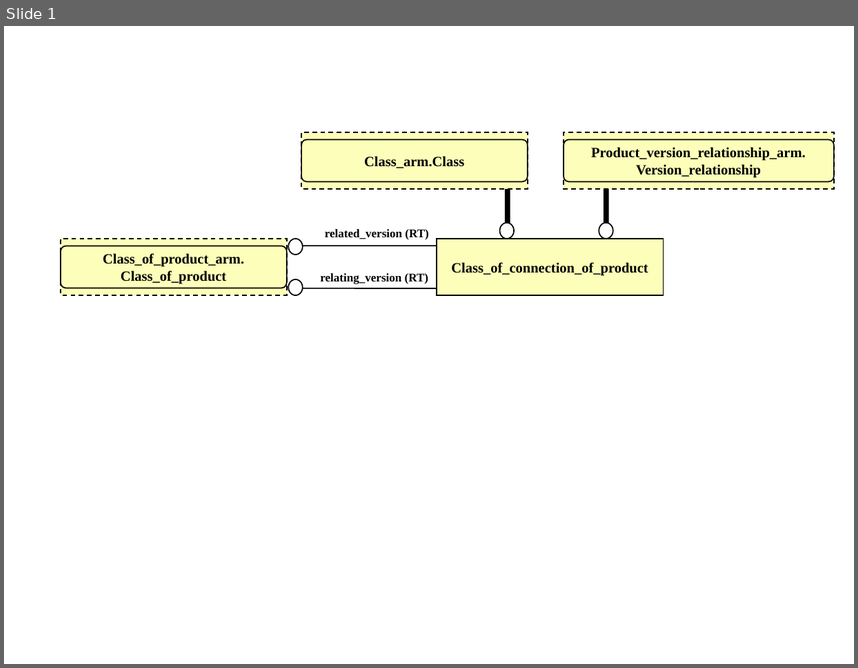
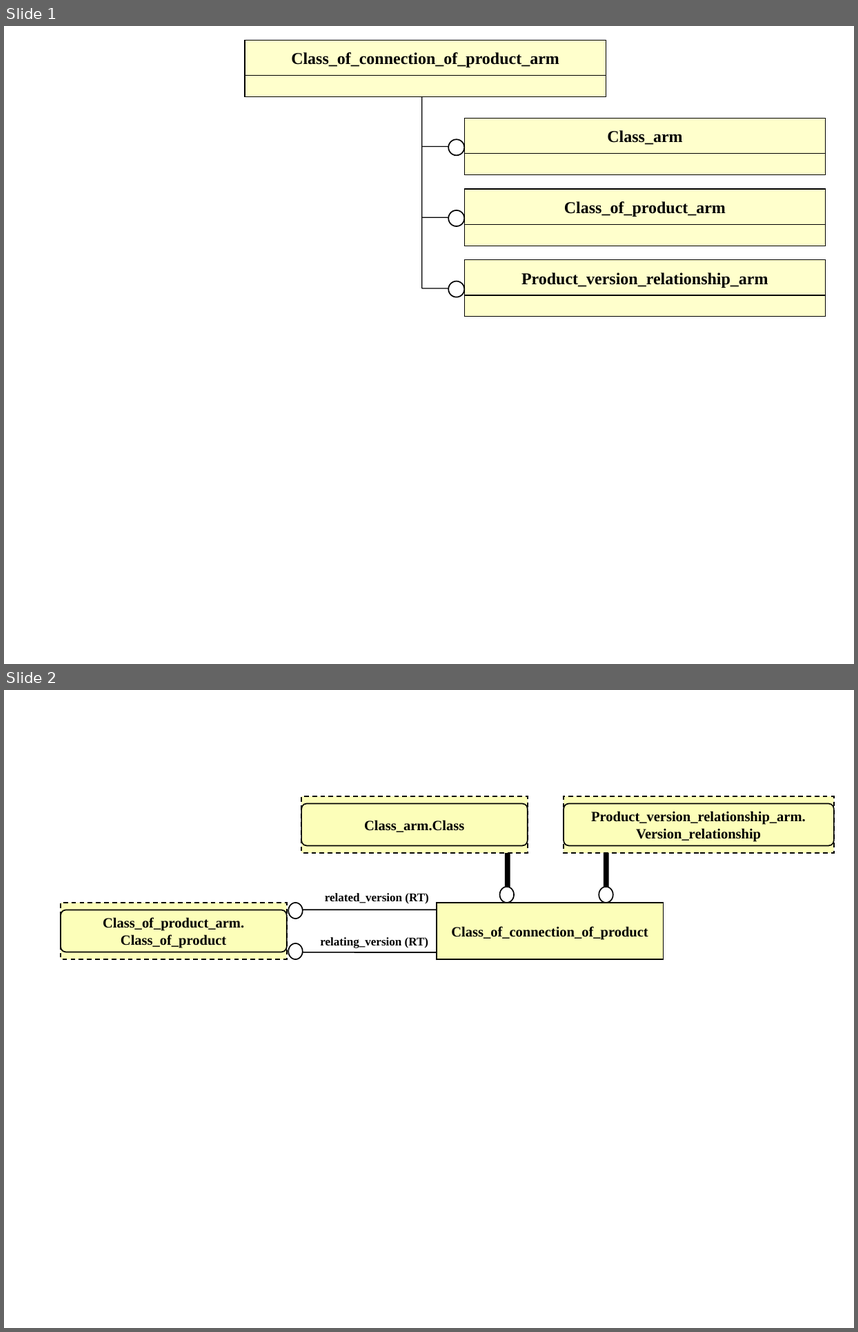
Before and after one commit to starseeker/stepmod_mirror, a slide deck: data/modules/class_of_connection_of_product/class_of_connection_of_product.ppt. Shown one above the other, each under a label of ours: slide 1 before the commit, slides 1 and 2 after it. The pictures are 858x668 and 858x1332 pixels, drawn with LibreOffice and Linux fonts; fonts in the diff are those of the drawing. Boxes give left, top, right and bottom in pixels: in the first picture for what was removed or moved away, otherwise in the second. Text is boxed around its words. In the diff, an @@ line names an element or a change of style, - is before the commit and + after.

Commit message:
uploading product structure

```diff
--- a/data/modules/class_of_connection_of_product/class_of_connection_of_product.ppt
+++ b/data/modules/class_of_connection_of_product/class_of_connection_of_product.ppt
@@ slide 1 added at [4,26,854,664], background #FFFFFF @@
@@ rectangle added at [245,40,606,76], fill #FFFFCC, outline #000000 0.74 pt, 14 pt, text #000000, bold @@
+Class_of_connection_of_product_arm
@@ rectangle added at [245,75,606,96], fill #FFFFCC, outline #000000 0.74 pt @@
@@ line added from (422, 288) to (422, 96), #000000 0.74 pt @@
@@ rectangle added at [465,118,826,154], fill #FFFFCC, outline #000000 0.74 pt, 14 pt, text #000000, bold @@
+Class_arm
@@ line added from (422, 147) to (450, 147), #000000 0.74 pt @@
@@ ellipse added at [448,139,465,155], fill #FFFFFF, outline #000000 0.99 pt @@
@@ rectangle added at [465,154,826,175], fill #FFFFCC, outline #000000 0.74 pt @@
@@ rectangle added at [465,190,826,225], fill #FFFFCC, outline #000000 0.74 pt, 14 pt, text #000000, bold @@
+Class_of_product_arm
@@ ellipse added at [448,210,465,227], fill #FFFFFF, outline #000000 0.99 pt @@
@@ line added from (422, 217) to (450, 217), #000000 0.74 pt @@
@@ rectangle added at [465,224,826,245], fill #FFFFCC, outline #000000 0.74 pt @@
@@ rectangle added at [465,260,826,296], fill #FFFFCC, outline #000000 0.74 pt, 14 pt, text #000000, bold @@
+Product_version_relationship_arm
@@ line added from (422, 288) to (450, 288), #000000 0.74 pt @@
@@ ellipse added at [448,281,465,297], fill #FFFFFF, outline #000000 0.99 pt @@
@@ rectangle added at [465,296,826,316], fill #FFFFCC, outline #000000 0.74 pt @@
@@ what was slide 1 is now slide 2 @@
```
Also in this commit, not shown: 1 other slide added, 23 other files.
